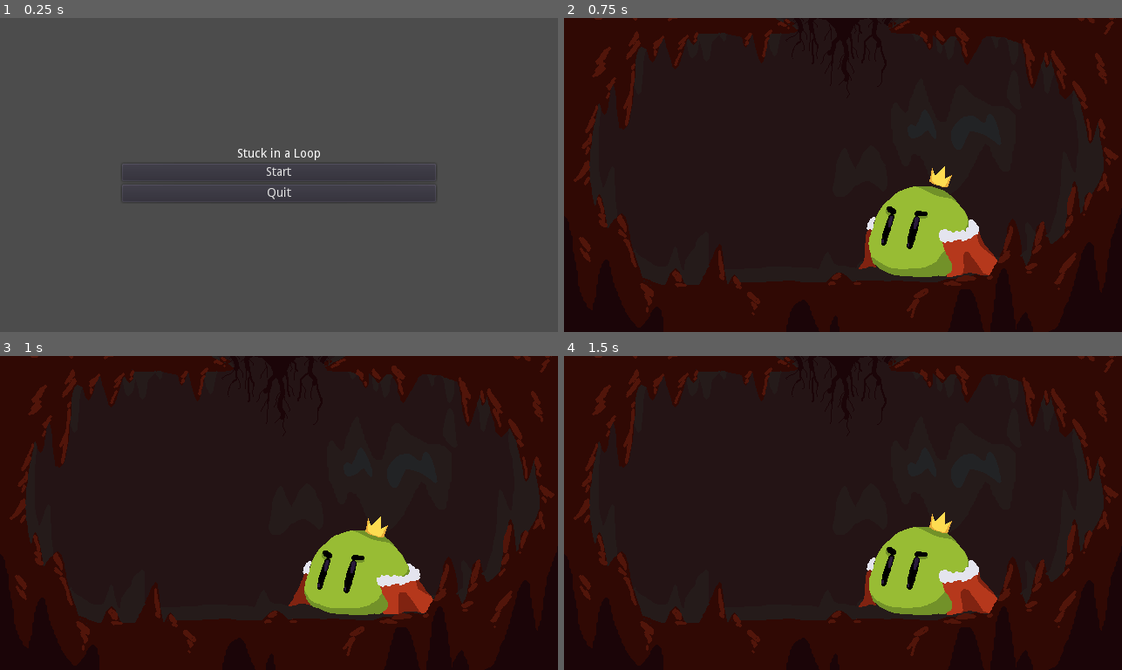
Above: before the commit, frames 1-4 (two rows, left to right).
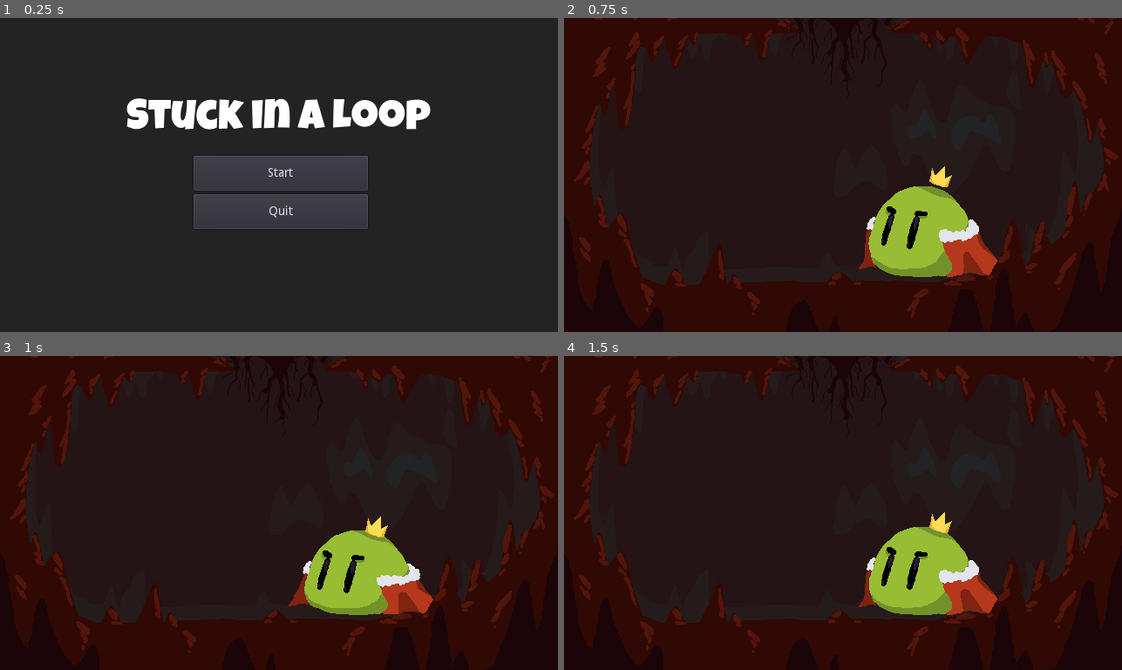
Above: after the commit, the same moments.

Repository: silvrgear/Ludum-Dare-game
Game: Godot game, scene res://scenes/MainMenu.tscn
Two runs of this game, one before a commit and one after it. Both use one fixed random seed, a clock stepped at 60 frames per second and the inputs below.
Inputs (mouse positions are in pixels of both pictures, inside the frame that each line leads up to):
- Up to frame 1 (0.25 s): no input
- Up to frame 2 (0.75 s): click "Start" at 0.5 s
- Up to frame 3 (1 s): no input
- Up to frame 4 (1.5 s): move the mouse to (965, 497) at 1.27 s; press the mouse at (965, 497) at 1.28 s

The runs differ from the first frame. In frame 1, 93% of the frame differs, in the area x 0-100%, y 0-100%; in frame 2, nothing differs; in frame 3, nothing differs; in frame 4, nothing differs.

Commit message:
Fonts
- changed fonts style
- added credits scene

Diff:
--- /dev/null
+++ b/scenes/Credits.tscn
@@ -0,0 +1,52 @@
+[gd_scene load_steps=4 format=2]
+
+[ext_resource path="res://fonts/LuckiestGuy.ttf" type="DynamicFontData" id=1]
+
+[sub_resource type="DynamicFont" id=1]
+size = 40
+font_data = ExtResource( 1 )
+
+[sub_resource type="DynamicFont" id=2]
+size = 28
+font_data = ExtResource( 1 )
+
+[node name="Credits" type="Control"]
+anchor_right = 1.0
+anchor_bottom = 1.0
+__meta__ = {
+"_edit_use_anchors_": false
+}
+
+[node name="ColorRect" type="ColorRect" parent="."]
+margin_right = 640.0
+margin_bottom = 360.0
+color = Color( 0.227451, 0.227451, 0.227451, 1 )
+__meta__ = {
+"_edit_use_anchors_": false
+}
+
+[node name="Label2" type="Label" parent="."]
+margin_left = 105.0
+margin_top = 71.0
+margin_right = 541.0
+margin_bottom = 164.0
+custom_fonts/font = SubResource( 1 )
+text = "THANKS FOR PLAYING!"
+align = 1
+__meta__ = {
+"_edit_use_anchors_": false
+}
+
+[node name="Label" type="Label" parent="."]
+margin_left = 101.0
+margin_top = 208.0
+margin_right = 537.0
+margin_bottom = 301.0
+custom_fonts/font = SubResource( 2 )
+text = "Game Design: Amir Ambojia
+Programmer: Khaizter Topacio
+Sound Design: Jehro Alcoba"
+align = 1
+__meta__ = {
+"_edit_use_anchors_": false
+}
--- a/scenes/MainMenu.tscn
+++ b/scenes/MainMenu.tscn
@@ -1,6 +1,12 @@
-[gd_scene load_steps=2 format=2]
+[gd_scene load_steps=5 format=2]
 
 [ext_resource path="res://scripts/MainMenu.gd" type="Script" id=1]
+[ext_resource path="res://sounds/main menu.ogg" type="AudioStream" id=2]
+[ext_resource path="res://fonts/LuckiestGuy.ttf" type="DynamicFontData" id=3]
+
+[sub_resource type="DynamicFont" id=1]
+size = 48
+font_data = ExtResource( 3 )
 
 [node name="MainMenu" type="Control"]
 anchor_right = 1.0
@@ -10,38 +16,48 @@
 "_edit_use_anchors_": false
 }
 
-[node name="VBoxContainer" type="VBoxContainer" parent="."]
-anchor_left = 0.5
-anchor_top = 0.5
-anchor_right = 0.5
-anchor_bottom = 0.5
-margin_left = -180.0
-margin_top = -90.0
-margin_right = 180.0
-margin_bottom = 90.0
-alignment = 1
+[node name="ColorRect" type="ColorRect" parent="."]
+margin_right = 640.0
+margin_bottom = 360.0
+color = Color( 0.137255, 0.137255, 0.137255, 1 )
 __meta__ = {
 "_edit_use_anchors_": false
 }
 
-[node name="Label" type="Label" parent="VBoxContainer"]
-margin_top = 59.0
-margin_right = 360.0
-margin_bottom = 73.0
+[node name="AudioStreamPlayer" type="AudioStreamPlayer" parent="."]
+stream = ExtResource( 2 )
+volume_db = -10.0
+autoplay = true
+
+[node name="Label" type="Label" parent="."]
+margin_top = 93.2276
+margin_right = 640.0
+margin_bottom = 142.228
+custom_fonts/font = SubResource( 1 )
 text = "Stuck in a Loop"
 align = 1
 valign = 1
+__meta__ = {
+"_edit_use_anchors_": false
+}
 
-[node name="StartBtn" type="Button" parent="VBoxContainer"]
-margin_top = 77.0
-margin_right = 360.0
-margin_bottom = 97.0
+[node name="StartBtn" type="Button" parent="."]
+margin_left = 222.015
+margin_top = 158.182
+margin_right = 422.015
+margin_bottom = 198.182
+rect_min_size = Vector2( 200, 40 )
 text = "Start"
+__meta__ = {
+"_edit_use_anchors_": false
+}
 
-[node name="QuitBtn" type="Button" parent="VBoxContainer"]
-margin_top = 101.0
-margin_right = 360.0
-margin_bottom = 121.0
+[node name="QuitBtn" type="Button" parent="."]
+margin_left = 222.015
+margin_top = 202.182
+margin_right = 422.015
+margin_bottom = 242.182
+rect_min_size = Vector2( 200, 40 )
 text = "Quit"
-[connection signal="button_up" from="VBoxContainer/StartBtn" to="." method="_on_StartBtn_button_up"]
-[connection signal="button_up" from="VBoxContainer/QuitBtn" to="." method="_on_QuitBtn_button_up"]
+[connection signal="button_up" from="StartBtn" to="." method="_on_StartBtn_button_up"]
+[connection signal="button_up" from="QuitBtn" to="." method="_on_QuitBtn_button_up"]
--- a/scenes/Stage.tscn
+++ b/scenes/Stage.tscn
@@ -12,6 +12,7 @@
 [ext_resource path="res://scripts/Timer.gd" type="Script" id=10]
 [ext_resource path="res://sounds/bgm.ogg" type="AudioStream" id=11]
 [ext_resource path="res://sounds/victory 1.ogg" type="AudioStream" id=12]
+[ext_resource path="res://fonts/LuckiestGuy.ttf" type="DynamicFontData" id=13]
 
 [sub_resource type="Animation" id=1]
 resource_name = "Idle"
@@ -140,6 +141,7 @@
 }
 
 [sub_resource type="Animation" id=6]
+length = 6.0
 tracks/0/type = "value"
 tracks/0/path = NodePath("Camera2D:position")
 tracks/0/interp = 1
@@ -213,6 +215,27 @@
 "values": [ false ]
 }
 
+[sub_resource type="DynamicFont" id=7]
+use_mipmaps = true
+use_filter = true
+font_data = ExtResource( 13 )
+
+[sub_resource type="DynamicFont" id=8]
+use_mipmaps = true
+use_filter = true
+font_data = ExtResource( 13 )
+
+[sub_resource type="DynamicFont" id=9]
+use_mipmaps = true
+use_filter = true
+font_data = ExtResource( 13 )
+
+[sub_resource type="DynamicFont" id=10]
+size = 18
+use_mipmaps = true
+use_filter = true
+font_data = ExtResource( 13 )
+
 [node name="Stage" type="Node2D"]
 script = ExtResource( 8 )
 
@@ -360,8 +383,11 @@
 
 [node name="SavedCounter" type="Label" parent="CanvasLayer"]
 visible = false
-margin_right = 51.0
-margin_bottom = 14.0
+margin_left = 7.0
+margin_top = 5.0
+margin_right = 127.0
+margin_bottom = 22.0
+custom_fonts/font = SubResource( 7 )
 text = "Slimes Saved: 0"
 __meta__ = {
 "_edit_use_anchors_": false
@@ -369,9 +395,11 @@
 
 [node name="TotalSlimes" type="Label" parent="CanvasLayer"]
 visible = false
-margin_top = 15.0
-margin_right = 40.0
-margin_bottom = 29.0
+margin_left = 7.0
+margin_top = 20.0
+margin_right = 125.0
+margin_bottom = 37.0
+custom_fonts/font = SubResource( 8 )
 text = "Total Slimes: 0"
 __meta__ = {
 "_edit_use_anchors_": false
@@ -383,7 +411,7 @@
 margin_left = 483.0
 margin_top = 74.0
 margin_right = 631.0
-margin_bottom = 192.0
+margin_bottom = 245.0
 __meta__ = {
 "_edit_use_anchors_": false
 }
@@ -393,7 +421,8 @@
 margin_top = 9.0
 margin_right = 142.0
 margin_bottom = 111.0
-text = "Guide the Slimes to the King in the bunker. Rotate the loop using A or D keys or drag using left mouse button."
+custom_fonts/font = SubResource( 9 )
+text = "Guide the Slimes to the King in the bunker below. Rotate the loop using A or D keys or drag using left mouse button."
 align = 1
 autowrap = true
 
@@ -404,9 +433,9 @@
 anchor_right = 1.0
 anchor_bottom = 0.5
 margin_left = -49.0
-margin_top = 6.0
+margin_top = 62.0
 margin_right = -18.0
-margin_bottom = 26.0
+margin_bottom = 82.0
 disabled = true
 text = "OK"
 __meta__ = {
@@ -420,6 +449,7 @@
 margin_left = -80.0
 margin_right = 80.0
 margin_bottom = 40.0
+custom_fonts/font = SubResource( 10 )
 text = "00:00"
 align = 1
 valign = 1
--- a/scripts/Stage.gd
+++ b/scripts/Stage.gd
@@ -20,4 +20,6 @@
 func _on_AnimationPlayer_animation_finished(anim_name):
 	if anim_name == "camera_pan":
 		start_game()
+	if anim_name == "time_out":
+		get_tree().change_scene("res://scenes/Credits.tscn")
 	pass
Binary file added: fonts/LuckiestGuy.ttf
Not shown: 1 places in scenes/Stage.tscn that only renumber resources
